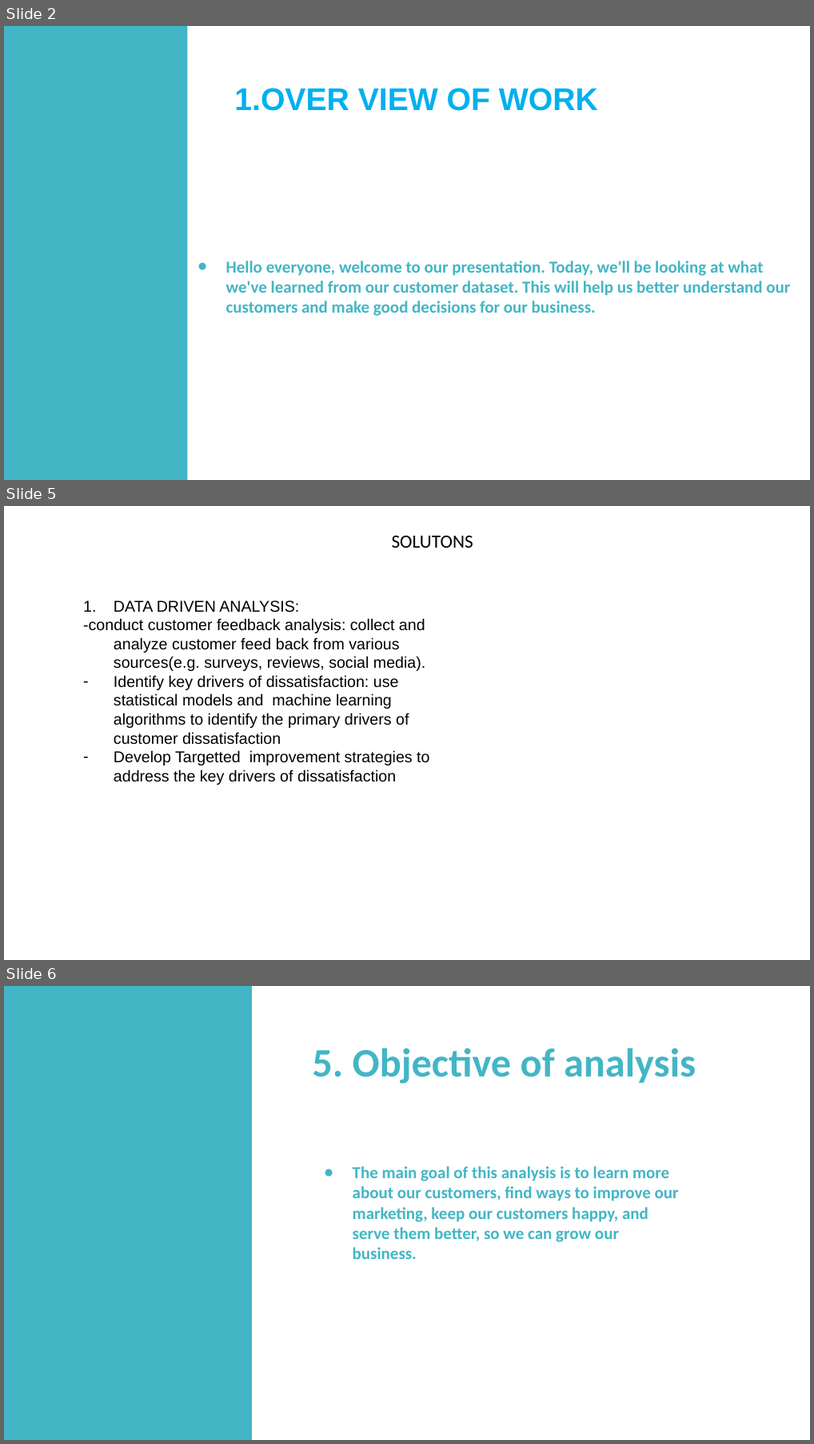
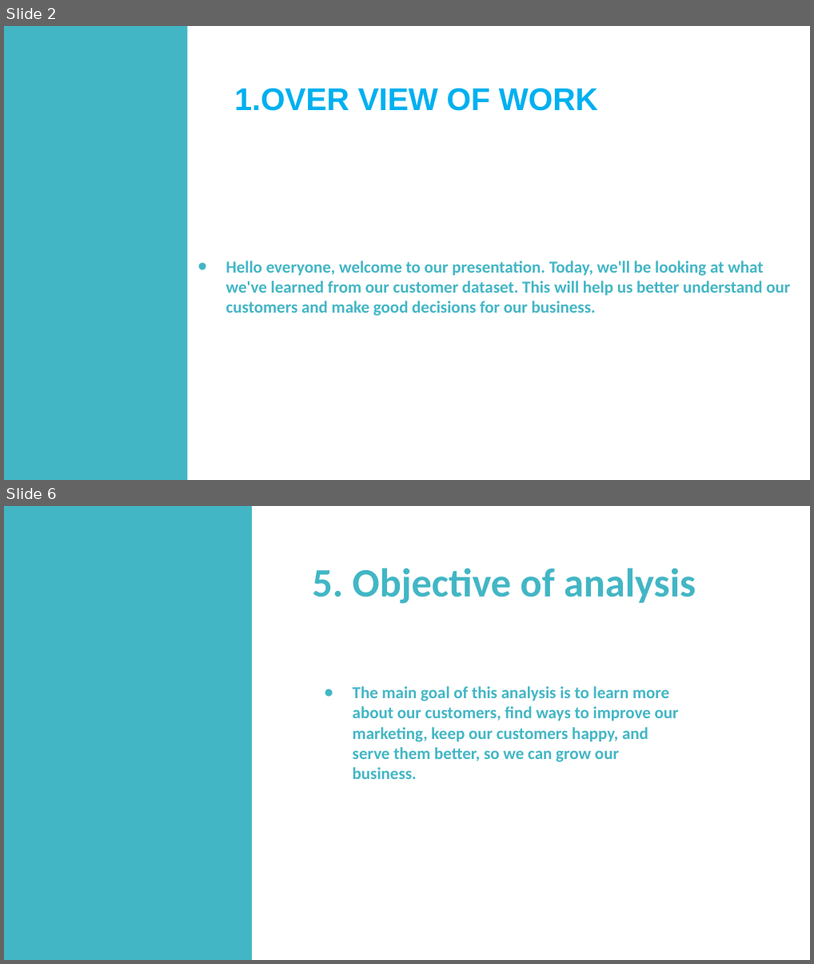
Before and after one commit to SafehEmmanuela/Final-Project, a slide deck: Power point presentation.pptx. Shown one above the other, each under a label of ours: slides 2, 5 and 6 before the commit, slides 2 and 6 after it; the slides between them are not shown. The pictures are 814x1444 and 814x964 pixels, drawn with LibreOffice and Linux fonts; fonts in the diff are those of the drawing. Boxes give left, top, right and bottom in pixels: in the first picture for what was removed or moved away, otherwise in the second. Text is boxed around its words. In the diff, an @@ line names an element or a change of style, - is before the commit and + after.

```diff
--- a/Power point presentation.pptx
+++ b/Power point presentation.pptx
@@ slide 5 removed at bbox=[4, 506, 810, 960], background #FFFFFF @@
@@ subtitle removed at bbox=[392, 536, 474, 548] @@
-SOLUTONS
@@ text removed at bbox=[83, 600, 430, 784] @@
-1. DATA DRIVEN ANALYSIS:
--conduct customer feedback analysis: collect and analyze customer feed back from various sources(e.g. surveys, reviews, social media).
-– Identify key drivers of dissatisfaction: use statistical models and machine learning algorithms to identify the primary drivers of customer dissatisfaction
-– Develop Targetted improvement strategies to address the key drivers of dissatisfaction
```
Also in this commit, not shown: 3 slides added, 2 other slides removed.
